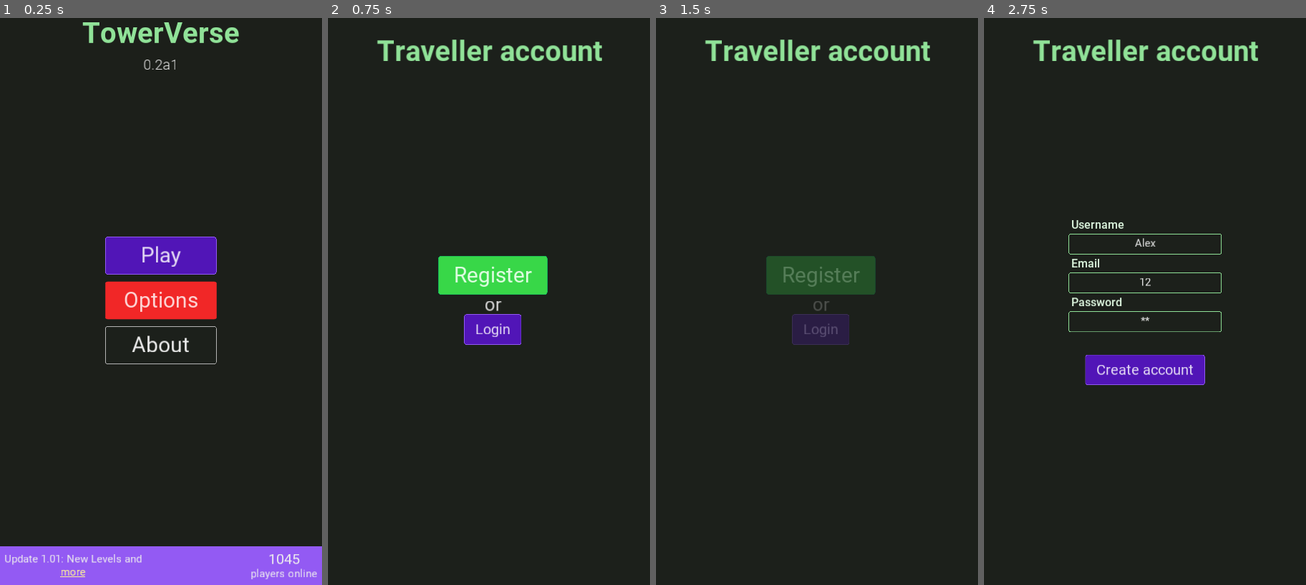
Above: before the commit, frames 1-4 (left to right).
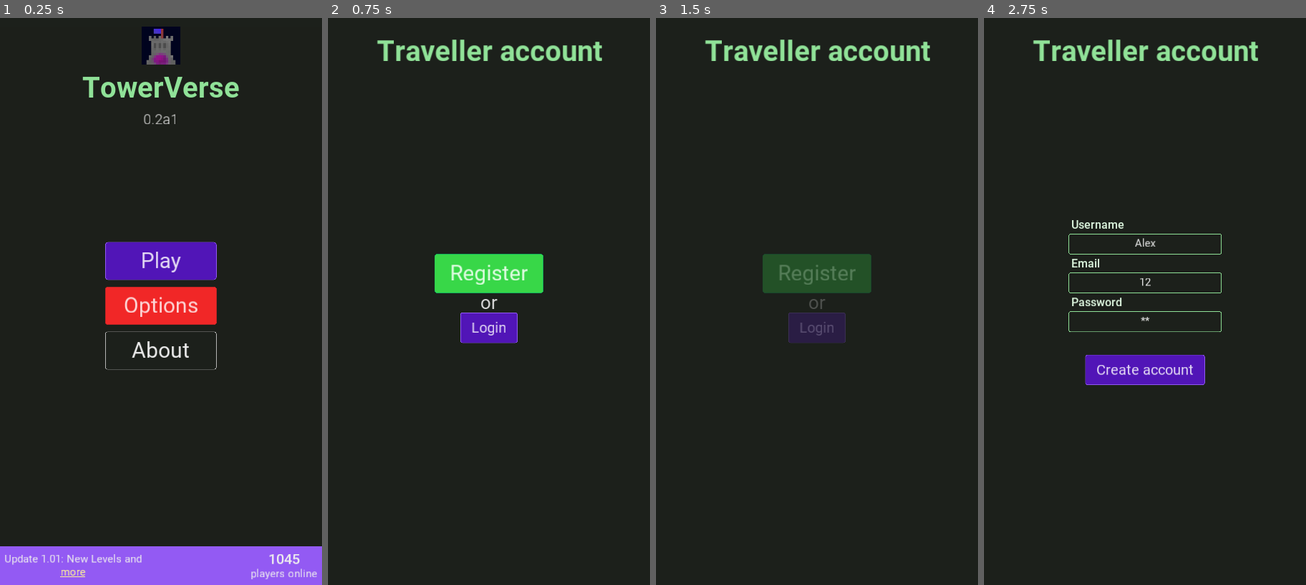
Above: after the commit, the same moments.

Repository: TowerVerse/towerverseandroid
Game: Godot game, scene res://assets/Scenes/StartMenu.tscn
The game is run twice, just before and just after one commit, with the same random seed, the same clock (stepped at 60 frames per second) and the same inputs.
Inputs (mouse positions are in pixels of both pictures, inside the frame that each line leads up to):
- Up to frame 1 (0.25 s): no input
- Up to frame 2 (0.75 s): click "Play" at 0.5 s
- Up to frame 3 (1.5 s): click "Register" at 1.25 s
- Up to frame 4 (2.75 s): click (1145, 244) at 2.02 s; type "Alex" at 2.1 s; click (1145, 284) at 2.25 s; type "12" at 2.33 s; click (1145, 324) at 2.48 s; type "12" at 2.57 s

The runs differ from the first frame. In frame 1, 4.9% of the frame differs, in the area x 25-93%, y 0-97%; in frame 2, 1.4%; in frame 3, 1.0%; in frame 4, nothing differs.

Commit message:
Added icon to the start menu

Diff:
--- a/assets/Scenes/Account.tscn
+++ b/assets/Scenes/Account.tscn
@@ -81,9 +81,6 @@
 anchor_right = 1.0
 anchor_bottom = 1.0
 script = ExtResource( 2 )
-__meta__ = {
-"_edit_use_anchors_": false
-}
 
 [node name="title_container" type="MarginContainer" parent="."]
 anchor_left = 0.5
@@ -109,10 +106,10 @@
 anchor_top = 0.5
 anchor_right = 0.5
 anchor_bottom = 0.5
-margin_left = -119.5
-margin_top = -122.0
-margin_right = 119.5
-margin_bottom = 122.0
+margin_left = -133.0
+margin_top = -128.0
+margin_right = 133.0
+margin_bottom = 128.0
 custom_constants/separation = 15
 __meta__ = {
 "_edit_use_anchors_": false
@@ -188,9 +185,9 @@
 }
 
 [node name="register_error_label" type="Label" parent="register_container"]
-margin_top = 59.0
+margin_top = 35.0
 margin_right = 495.0
-margin_bottom = 88.0
+margin_bottom = 78.0
 custom_fonts/font = ExtResource( 7 )
 custom_colors/font_color = Color( 0.980392, 0.305882, 0.305882, 1 )
 align = 1
@@ -202,14 +199,14 @@
 }
 
 [node name="line_edit_container" type="VBoxContainer" parent="register_container"]
-margin_top = 100.0
+margin_top = 90.0
 margin_right = 495.0
-margin_bottom = 459.0
+margin_bottom = 470.0
 custom_constants/separation = 19
 
 [node name="register_username_label" type="Label" parent="register_container/line_edit_container"]
-margin_right = 163.0
-margin_bottom = 43.0
+margin_right = 182.0
+margin_bottom = 48.0
 size_flags_horizontal = 0
 size_flags_vertical = 0
 custom_styles/normal = SubResource( 7 )
@@ -222,9 +219,9 @@
 }
 
 [node name="register_username" type="LineEdit" parent="register_container/line_edit_container"]
-margin_top = 62.0
+margin_top = 67.0
 margin_right = 495.0
-margin_bottom = 107.0
+margin_bottom = 114.0
 custom_styles/read_only = SubResource( 8 )
 custom_styles/focus = SubResource( 8 )
 custom_styles/normal = SubResource( 8 )
@@ -239,9 +236,9 @@
 caret_blink_speed = 0.5
 
 [node name="register_email_label" type="Label" parent="register_container/line_edit_container"]
-margin_top = 126.0
-margin_right = 88.0
-margin_bottom = 169.0
+margin_top = 133.0
+margin_right = 100.0
+margin_bottom = 181.0
 size_flags_horizontal = 0
 size_flags_vertical = 0
 custom_styles/normal = SubResource( 7 )
@@ -254,9 +251,9 @@
 }
 
 [node name="register_email" type="LineEdit" parent="register_container/line_edit_container"]
-margin_top = 188.0
+margin_top = 200.0
 margin_right = 495.0
-margin_bottom = 233.0
+margin_bottom = 247.0
 custom_styles/read_only = SubResource( 8 )
 custom_styles/focus = SubResource( 8 )
 custom_styles/normal = SubResource( 8 )
@@ -271,9 +268,9 @@
 caret_blink_speed = 0.5
 
 [node name="register_password_label" type="Label" parent="register_container/line_edit_container"]
-margin_top = 252.0
-margin_right = 161.0
-margin_bottom = 295.0
+margin_top = 266.0
+margin_right = 180.0
+margin_bottom = 314.0
 size_flags_horizontal = 0
 size_flags_vertical = 0
 custom_styles/normal = SubResource( 7 )
@@ -286,9 +283,9 @@
 }
 
 [node name="register_password" type="LineEdit" parent="register_container/line_edit_container"]
-margin_top = 314.0
+margin_top = 333.0
 margin_right = 495.0
-margin_bottom = 359.0
+margin_bottom = 380.0
 custom_styles/read_only = SubResource( 8 )
 custom_styles/focus = SubResource( 8 )
 custom_styles/normal = SubResource( 8 )
@@ -304,16 +301,16 @@
 caret_blink_speed = 0.5
 
 [node name="register_button_container" type="MarginContainer" parent="register_container"]
-margin_top = 471.0
+margin_top = 482.0
 margin_right = 495.0
-margin_bottom = 613.0
+margin_bottom = 638.0
 custom_constants/margin_top = 95
 
 [node name="button" type="Button" parent="register_container/register_button_container"]
-margin_left = 123.0
+margin_left = 84.0
 margin_top = 95.0
-margin_right = 372.0
-margin_bottom = 142.0
+margin_right = 410.0
+margin_bottom = 156.0
 focus_mode = 0
 size_flags_horizontal = 4
 custom_styles/hover = SubResource( 6 )
@@ -437,10 +434,10 @@
 custom_constants/margin_top = 95
 
 [node name="button" type="Button" parent="login_container/login_button_container"]
-margin_left = 134.0
+margin_left = 91.0
 margin_top = 95.0
-margin_right = 409.0
-margin_bottom = 142.0
+margin_right = 451.0
+margin_bottom = 156.0
 focus_mode = 0
 size_flags_horizontal = 4
 custom_styles/hover = SubResource( 6 )
--- a/assets/Scenes/Loading.tscn
+++ b/assets/Scenes/Loading.tscn
@@ -1,43 +1,24 @@
-[gd_scene load_steps=8 format=2]
+[gd_scene load_steps=5 format=2]
 
 [ext_resource path="res://assets/Fonts/label_font.tres" type="DynamicFont" id=1]
 [ext_resource path="res://assets/Scripts/Loading.gd" type="Script" id=2]
 [ext_resource path="res://assets/Themes/progress_bar_bg.tres" type="StyleBox" id=3]
 [ext_resource path="res://assets/Themes/progress_bar_fg.tres" type="StyleBox" id=4]
 
-[sub_resource type="Gradient" id=1]
-offsets = PoolRealArray( 0 )
-colors = PoolColorArray( 0.027451, 0.254902, 0.219608, 1 )
-
-[sub_resource type="GradientTexture" id=2]
-gradient = SubResource( 1 )
-
-[sub_resource type="StyleBoxTexture" id=3]
-texture = SubResource( 2 )
-region_rect = Rect2( 0, 0, 2048, 1 )
-
 [node name="Loading" type="Control"]
 anchor_right = 1.0
 anchor_bottom = 1.0
 script = ExtResource( 2 )
-__meta__ = {
-"_edit_use_anchors_": false
-}
-
-[node name="loading_bg" type="Panel" parent="."]
-anchor_right = 1.0
-anchor_bottom = 1.0
-custom_styles/panel = SubResource( 3 )
 
 [node name="loading_label" type="Label" parent="."]
 anchor_left = 0.5
 anchor_top = 0.5
 anchor_right = 0.5
 anchor_bottom = 0.5
-margin_left = -360.0
-margin_top = -25.5
-margin_right = 360.0
-margin_bottom = 25.5
+margin_left = -540.0
+margin_top = -21.5
+margin_right = 540.0
+margin_bottom = 21.5
 custom_fonts/font = ExtResource( 1 )
 custom_colors/font_color = Color( 1, 1, 1, 1 )
 text = "Loading text..."
@@ -53,7 +34,8 @@
 anchor_top = 1.0
 anchor_right = 1.0
 anchor_bottom = 1.0
-margin_top = -49.0
+margin_top = -63.0
+size_flags_vertical = 8
 custom_styles/fg = ExtResource( 4 )
 custom_styles/bg = ExtResource( 3 )
 custom_fonts/font = ExtResource( 1 )
--- a/assets/Scenes/StartMenu.tscn
+++ b/assets/Scenes/StartMenu.tscn
@@ -1,5 +1,6 @@
-[gd_scene load_steps=23 format=2]
-
+[gd_scene load_steps=24 format=2]
+
+[ext_resource path="res://assets/Textures/towerverse_icon.png" type="Texture" id=1]
 [ext_resource path="res://assets/Scripts/StartMenu.gd" type="Script" id=3]
 
 [sub_resource type="Gradient" id=1]
@@ -107,13 +108,13 @@
 use_filter = true
 font_data = SubResource( 16 )
 
-[sub_resource type="DynamicFontData" id=18]
-font_path = "res://assets/Fonts/Roboto-Regular.ttf"
-
-[sub_resource type="DynamicFont" id=19]
+[sub_resource type="DynamicFontData" id=22]
+font_path = "res://assets/Fonts/Roboto-Medium.ttf"
+
+[sub_resource type="DynamicFont" id=23]
 size = 48
 use_filter = true
-font_data = SubResource( 18 )
+font_data = SubResource( 22 )
 
 [sub_resource type="DynamicFontData" id=20]
 font_path = "res://assets/Fonts/Roboto-Regular.ttf"
@@ -126,7 +127,7 @@
 [node name="StartMenu" type="MarginContainer"]
 anchor_right = 1.0
 anchor_bottom = 1.0
-custom_constants/margin_top = 15
+custom_constants/margin_top = 50
 script = ExtResource( 3 )
 __meta__ = {
 "_edit_use_anchors_": false
@@ -134,7 +135,7 @@
 
 [node name="startmenu_bg" type="Panel" parent="."]
 show_behind_parent = true
-margin_top = 15.0
+margin_top = 50.0
 margin_right = 1080.0
 margin_bottom = 1920.0
 custom_styles/panel = SubResource( 3 )
@@ -144,9 +145,9 @@
 
 [node name="logo_container" type="VBoxContainer" parent="."]
 margin_left = 279.0
-margin_top = 15.0
+margin_top = 50.0
 margin_right = 801.0
-margin_bottom = 206.0
+margin_bottom = 389.0
 size_flags_horizontal = 4
 size_flags_vertical = 0
 size_flags_stretch_ratio = 0.0
@@ -155,9 +156,16 @@
 "_edit_use_anchors_": false
 }
 
+[node name="towerverse_icon" type="TextureRect" parent="logo_container"]
+margin_right = 522.0
+margin_bottom = 128.0
+texture = ExtResource( 1 )
+stretch_mode = 4
+
 [node name="logo" type="Label" parent="logo_container"]
+margin_top = 148.0
 margin_right = 522.0
-margin_bottom = 114.0
+margin_bottom = 262.0
 size_flags_horizontal = 4
 custom_fonts/font = SubResource( 5 )
 custom_colors/font_color = Color( 0.564706, 0.886275, 0.596078, 1 )
@@ -165,9 +173,9 @@
 
 [node name="version" type="Label" parent="logo_container"]
 margin_left = 202.0
-margin_top = 134.0
+margin_top = 282.0
 margin_right = 320.0
-margin_bottom = 191.0
+margin_bottom = 339.0
 size_flags_horizontal = 4
 custom_fonts/font = SubResource( 7 )
 custom_colors/font_color = Color( 0.929412, 0.929412, 0.929412, 1 )
@@ -175,9 +183,9 @@
 
 [node name="button_container" type="VBoxContainer" parent="."]
 margin_left = 413.0
-margin_top = 774.0
+margin_top = 791.0
 margin_right = 666.0
-margin_bottom = 1161.0
+margin_bottom = 1178.0
 size_flags_horizontal = 4
 size_flags_vertical = 4
 custom_constants/separation = 60
--- a/project.godot
+++ b/project.godot
@@ -39,6 +39,7 @@
 window/size/resizable=false
 window/size/test_width=1080
 window/size/test_height=1920
+window/dpi/allow_hidpi=true
 window/vsync/use_vsync=false
 window/handheld/orientation="sensor_portrait"
 window/stretch/mode="2d"
Not shown: 1 places in assets/Scenes/StartMenu.tscn that only renumber resources
Binary file added: assets/Textures/towerverse_icon.png
Not shown, added: assets/Textures/towerverse_icon.png.import
